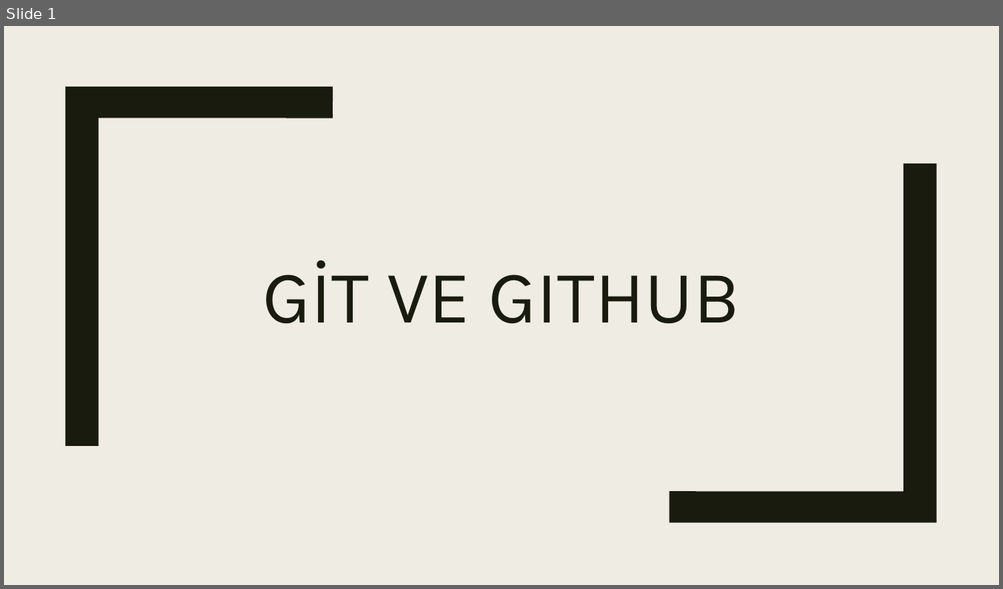
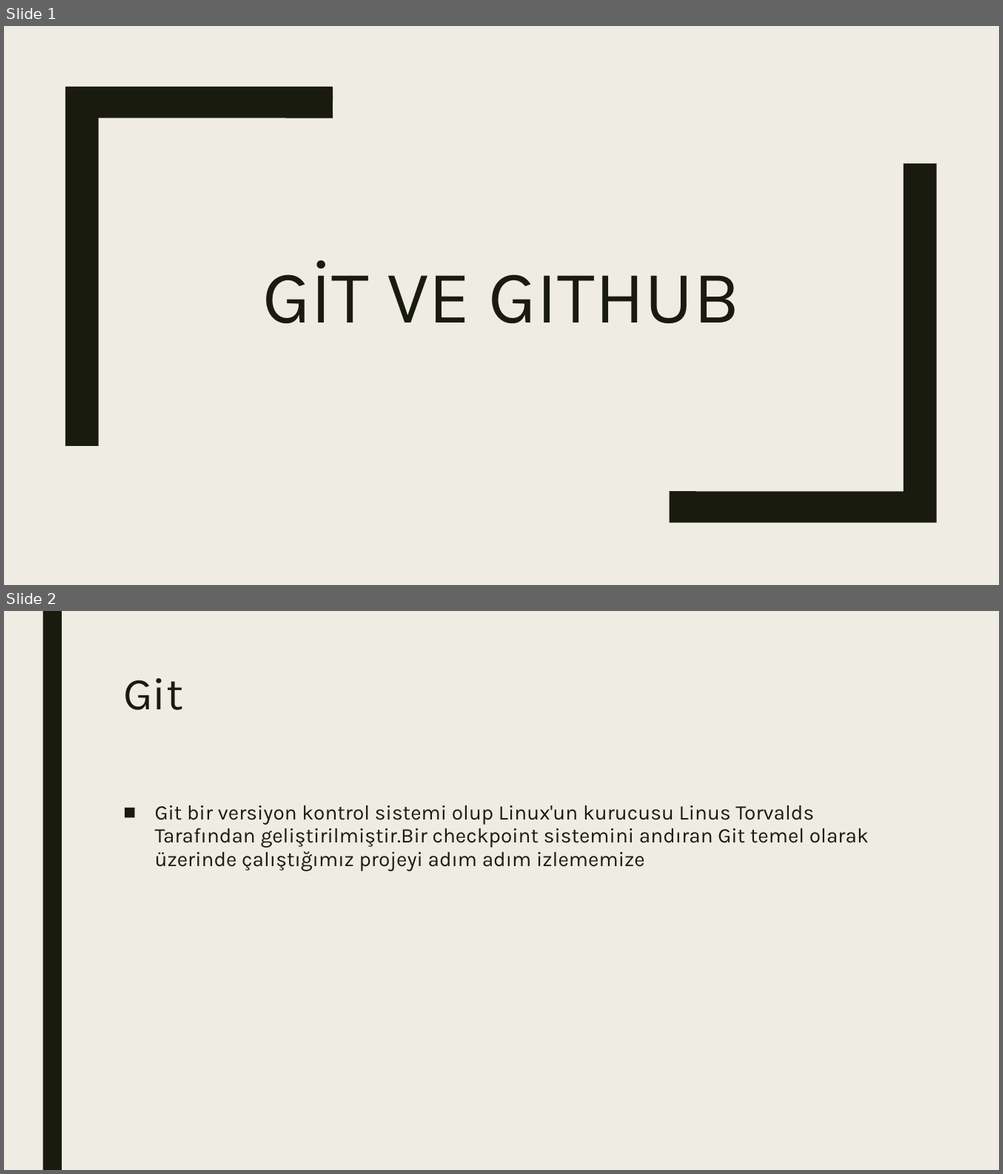
Before and after one commit to Berensr8/Git-Github, a slide deck: Gitsunum.pptx. Shown one above the other, each under a label of ours: slide 1 before the commit, slides 1 and 2 after it. The pictures are 1003x589 and 1003x1174 pixels, drawn with LibreOffice and Linux fonts; fonts in the diff are those of the drawing. Boxes give left, top, right and bottom in pixels: in the first picture for what was removed or moved away, otherwise in the second. Text is boxed around its words. In the diff, an @@ line names an element or a change of style, - is before the commit and + after.

```diff
--- a/Gitsunum.pptx
+++ b/Gitsunum.pptx
@@ slide 2 added at box(4, 611, 999, 1170), background #EFEDE3 @@
@@ rectangle added at box(42, 611, 62, 1170), fill #191B0E @@
@@ title added at box(123, 678, 183, 710), 44 pt, text #191B0E @@
+Git
@@ text added at box(155, 806, 868, 871), 20 pt, text #191B0E @@
+■ Git bir versiyon kontrol sistemi olup Linux'un kurucusu Linus Torvalds Tarafından geliştirilmiştir.Bir checkpoint sistemini andıran Git temel olarak üzerinde çalıştığımız projeyi adım adım izlememize
```
Also in this commit, not shown: 1 slide removed.
